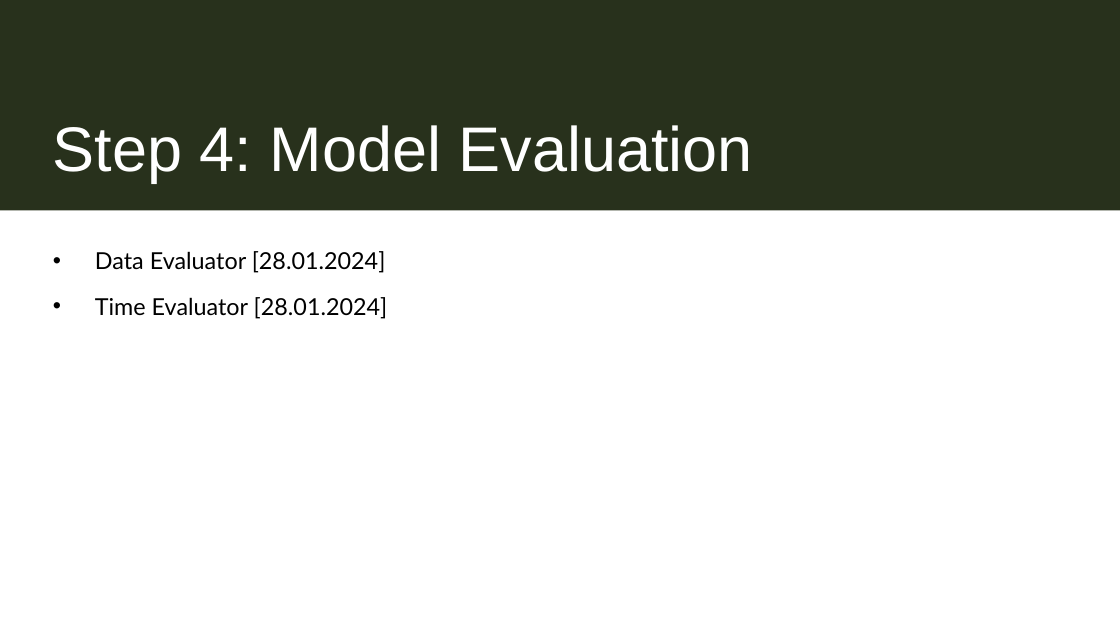
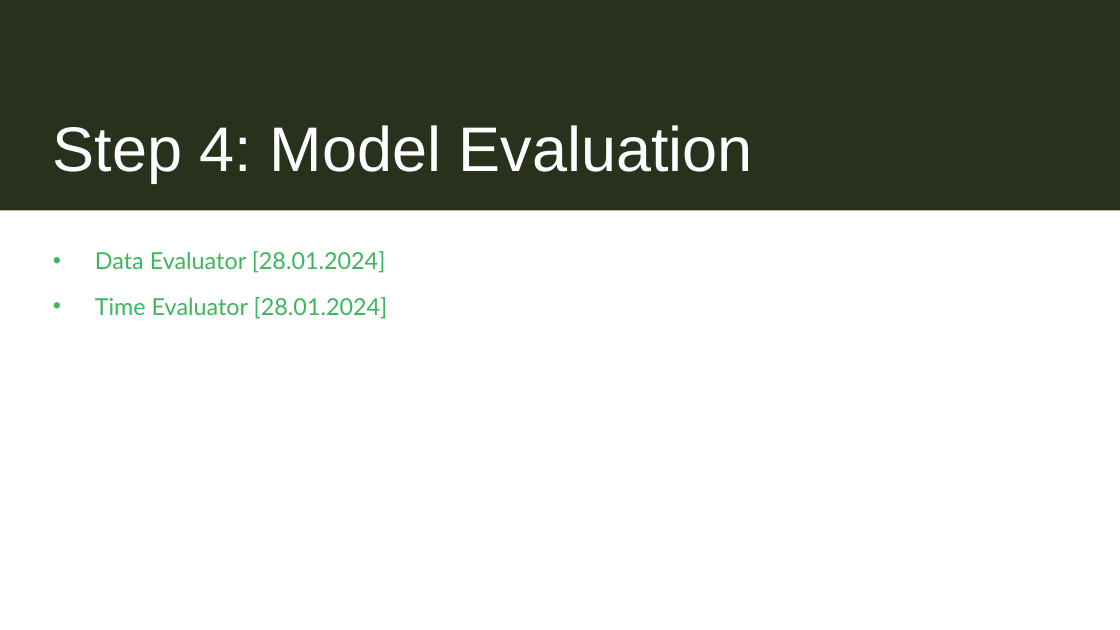
Before and after one commit to lewi9/bachelor, a slide deck: slide 6 of Bachelor thesis.pptx. Drawn at 1120x630 pixels with LibreOffice and Linux fonts; fonts in the diff are those of the drawing. Boxes give left, top, right and bottom in pixels: in the first picture for what was removed or moved away, otherwise in the second. Text is boxed around its words. In the diff, an @@ line names an element or a change of style, - is before the commit and + after.

```diff
--- a/Bachelor thesis.pptx
+++ b/Bachelor thesis.pptx
@@ text "Data Evaluator [28.01.2024]" at box(95, 251, 388, 319): text colour #000000 to #3DB65D @@
```
Also in this commit, not shown: 1 other slide changed, 4 other files.
